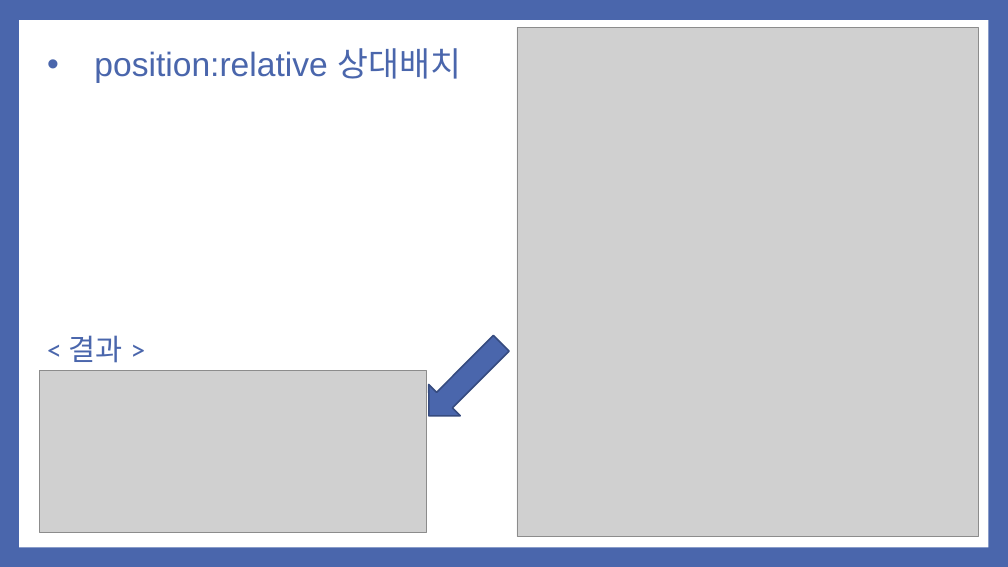
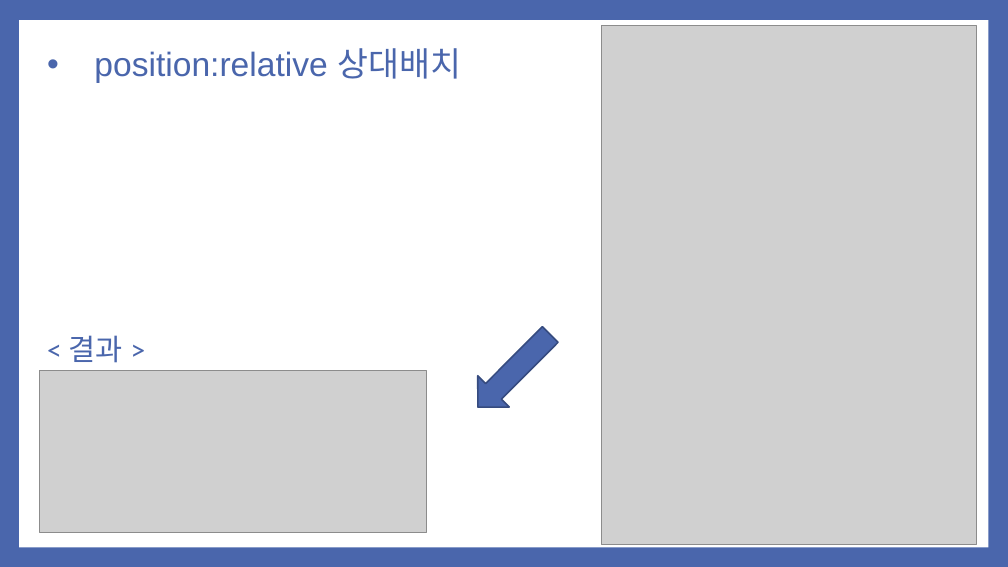
Before and after one commit to noheul1030/KOPO-HTML, a slide deck: slide 19 of 과제PPT/기업업무 2강.pptx. Drawn at 1008x567 pixels with LibreOffice and Linux fonts; fonts in the diff are those of the drawing; grey boxes stand for pictures. Boxes give left, top, right and bottom in pixels: in the first picture for what was removed or moved away, otherwise in the second. Text is boxed around its words. In the diff, an @@ line names an element or a change of style, - is before the commit and + after.

```diff
--- a/과제PPT/기업업무 2강.pptx
+++ b/과제PPT/기업업무 2강.pptx
@@ picture: place and size @@
-picture at bbox=[517, 27, 979, 536]
+picture at bbox=[601, 25, 977, 544]
@@ right arrow: place and size @@
-right arrow at bbox=[413, 328, 517, 432]
+right arrow at bbox=[462, 319, 566, 423]
```
Also in this commit, not shown: 24 other slides changed, 2 slides added.
